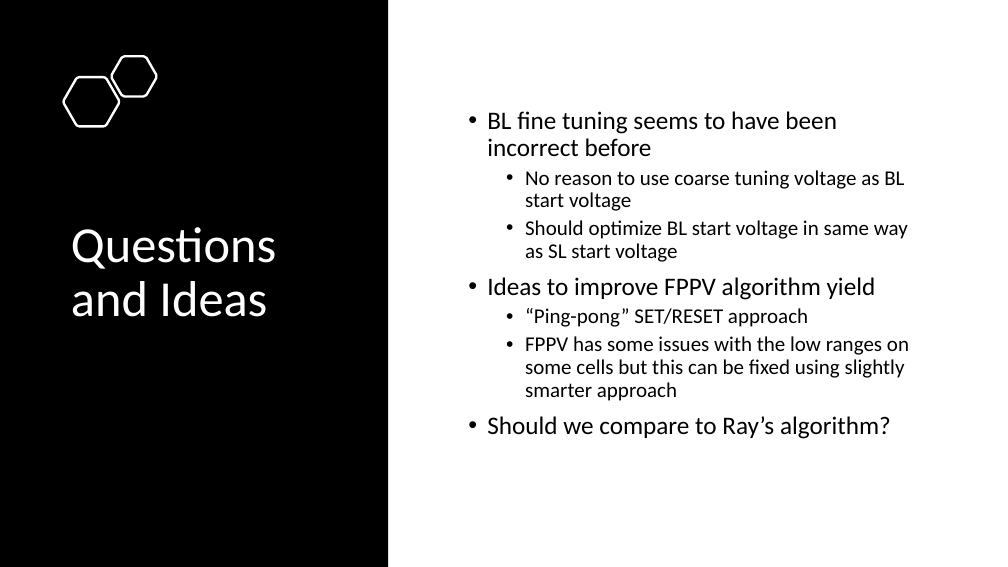
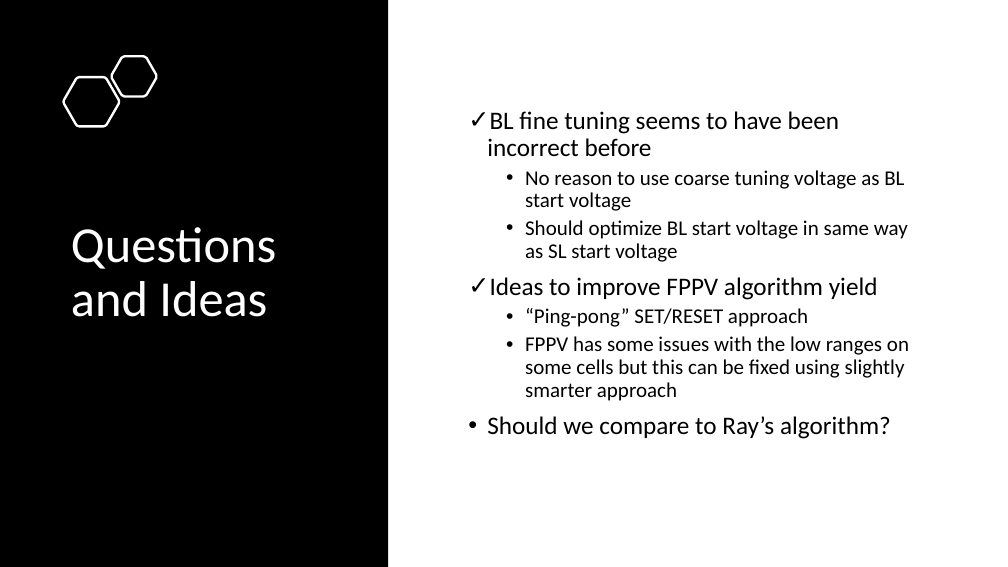
Before and after one commit to akashlevy/RRAM-RADAR-Tuning, a slide deck: slide 8 of presentations/Updates 7-6-20.pptx. Drawn at 1008x567 pixels with LibreOffice and Linux fonts; fonts in the diff are those of the drawing. Boxes give left, top, right and bottom in pixels: in the first picture for what was removed or moved away, otherwise in the second. Text is boxed around its words. In the diff, an @@ line names an element or a change of style, - is before the commit and + after.

Commit message:
More presentation updates

```diff
--- a/presentations/Updates 7-6-20.pptx
+++ b/presentations/Updates 7-6-20.pptx
@@ text at [487,111,878,300]: bullet • to ✓ @@
```
Also in this commit, not shown: 1 slide added.
